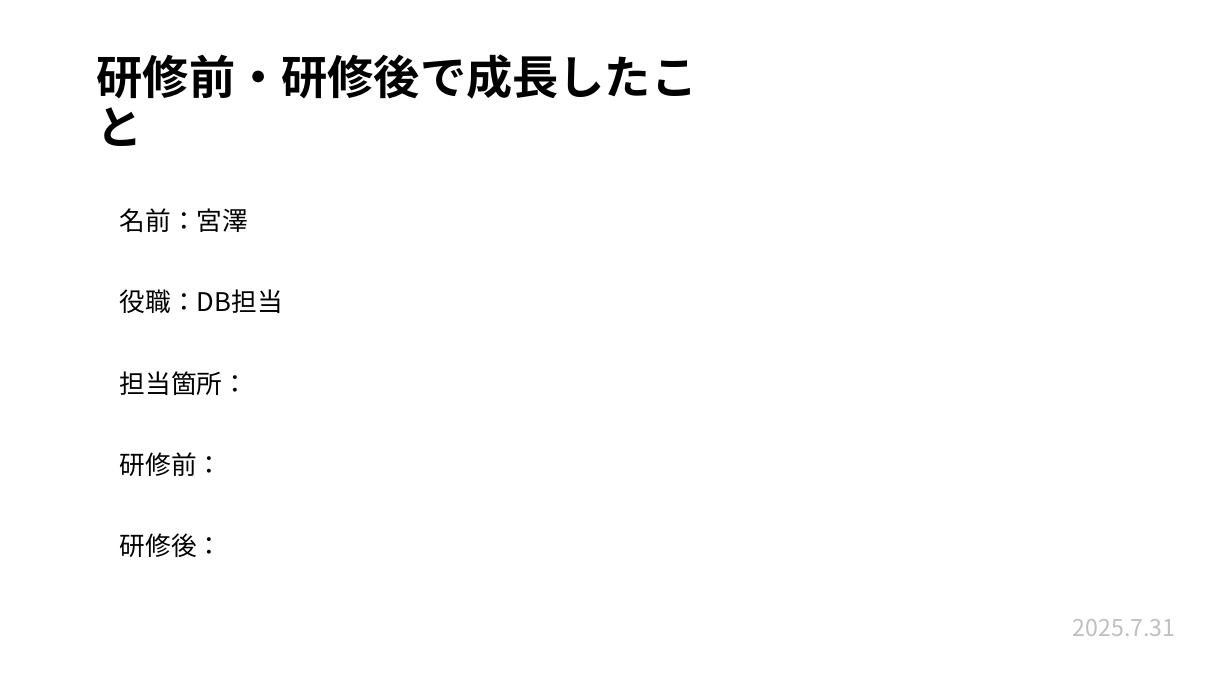
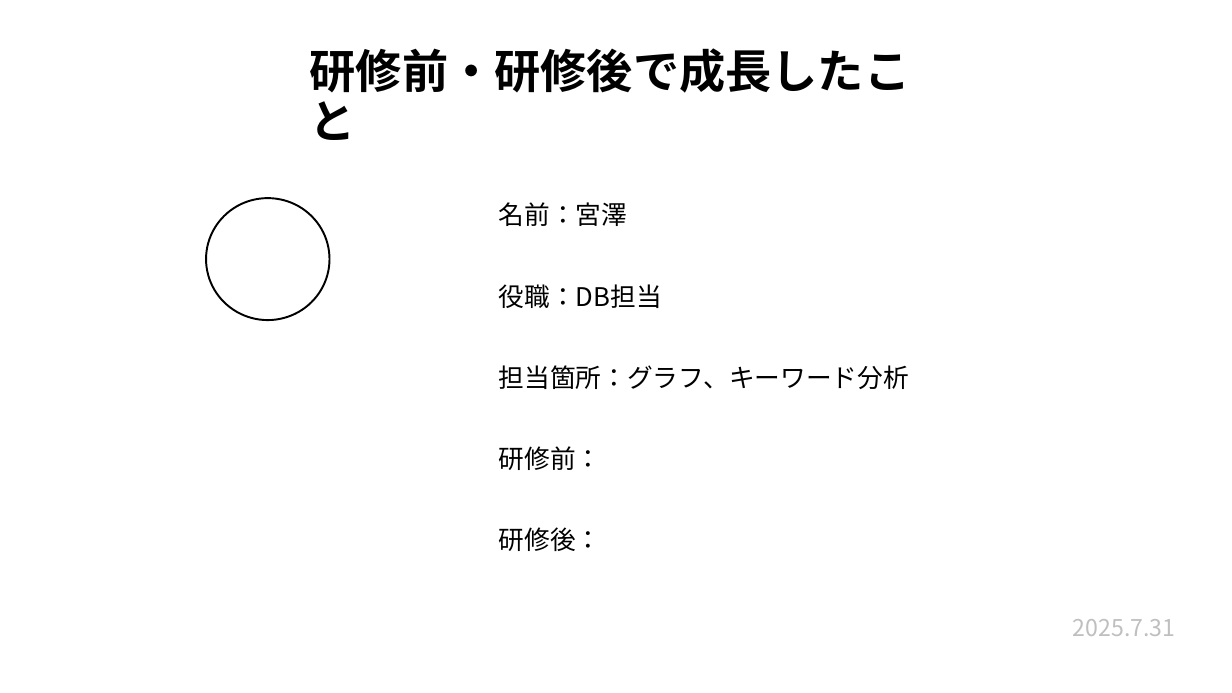
Before and after one commit to plusdojo2025/a2-7, a slide deck: slide 11 of 発表準備/7月成果発表会.pptx. Drawn at 1232x693 pixels with LibreOffice and Linux fonts; fonts in the diff are those of the drawing. Boxes give left, top, right and bottom in pixels: in the first picture for what was removed or moved away, otherwise in the second. Text is boxed around its words. In the diff, an @@ line names an element or a change of style, - is before the commit and + after.

```diff
--- a/発表準備/7月成果発表会.pptx
+++ b/発表準備/7月成果発表会.pptx
@@ title "研修前・研修後で成長したこと": place and size @@
-title "研修前・研修後で成長したこと" at <box>97,54,698,146</box>
+title "研修前・研修後で成長したこと" at <box>310,48,911,140</box>
@@ ellipse added at <box>206,198,330,320</box>, fill #FFFFFF, outline #000000 1.5 pt @@
@@ text "名前：宮澤": place and size @@
-text "名前：宮澤" at <box>120,208,283,557</box>
+text "名前：宮澤" at <box>499,202,909,551</box>
@@ text at <box>499,365,909,389</box>: text changed @@
-担当箇所：
+担当箇所：グラフ、キーワード分析
```
Also in this commit, not shown: 14 other slides changed.
